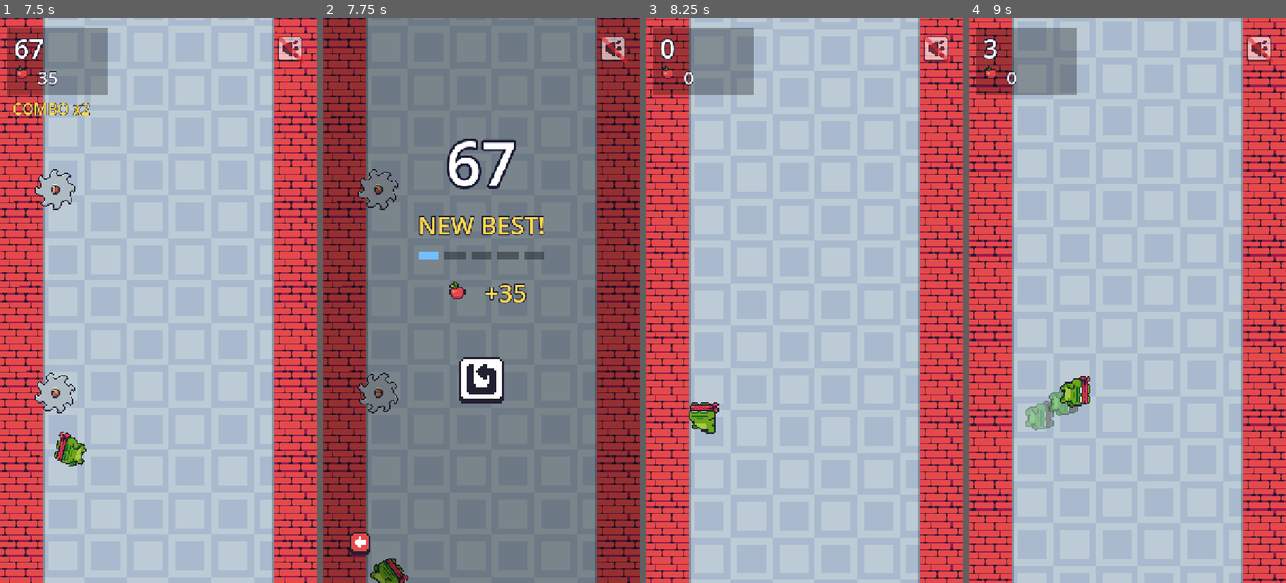
Above: before the commit, frames 1-4 (left to right).
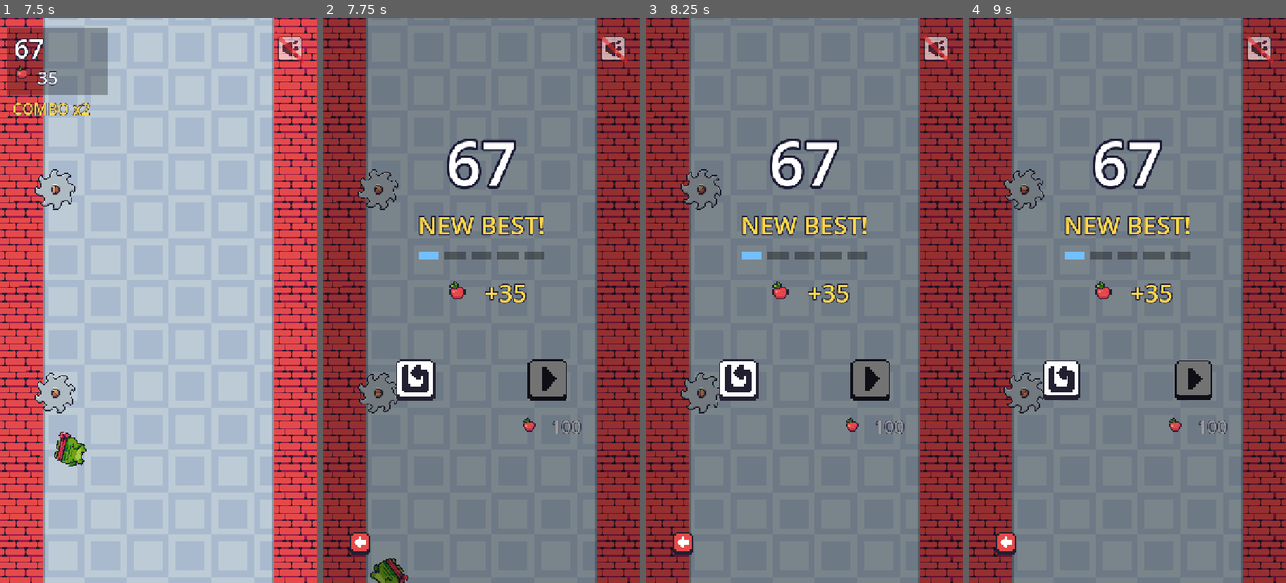
Above: after the commit, the same moments.

Repository: 1mlucas/WallHop
Game: Godot game, scene res://scenes/main.tscn
Same seed, same stepped clock (60 frames per second), same inputs: the game is played once before the commit and once after it.
Inputs (mouse positions are in pixels of both pictures, inside the frame that each line leads up to):
- Up to frame 1 (7.5 s): tap Enter at 0.5, 5.85 s; move the mouse to (228, 272) at 0.52 s; hold Right 0.53-1.28 s; tap C at 0.6, 2.3, 2.85, 4.55, 6.6 s; click (228, 272) at 0.67 s; tap Space at 0.77, 1.52, 3.02, 3.77, 4.52, 6.02, 6.77 s; tap Backspace at 0.8, 1.35, 3.05, 3.6, 5.3, 7.35 s; move the mouse to (95, 328) at 1.27 s; hold Left 1.28-2.03 s; click (95, 328) at 1.42 s; tap B at 1.55, 2.1, 3.8, 5.1, 6.05 s; move the mouse to (190, 176) at 2.02 s; hold Right 2.03-3.53 s; click (190, 176) at 2.17 s; move the mouse to (142, 413) at 2.77 s; click (142, 413) at 2.92 s; move the mouse to (253, 385) at 3.52 s; hold Left 3.53-5.78 s; click (253, 385) at 3.67 s; tap Escape at 4.15 s; move the mouse to (63, 215) at 4.27 s; tap M at 4.35 s; click (63, 215) at 4.42 s; move the mouse to (174, 300) at 5.02 s; click (174, 300) at 5.17 s; move the mouse to (110, 159) at 5.77 s; hold Right from 5.78 s (still down); click (110, 159) at 5.92 s; move the mouse to (228, 272) at 6.52 s; click (228, 272) at 6.67 s; move the mouse to (95, 328) at 7.27 s; click (95, 328) at 7.42 s
- Up to frame 2 (7.75 s): keep holding Right; tap Space at 7.52 s
- Up to frame 3 (8.25 s): move the mouse to (836, 176) at 8.02 s; release Right at 8.03 s; hold Left from 8.03 s (still down); tap B at 8.1 s; click (836, 176) at 8.17 s
- Up to frame 4 (9 s): keep holding Left; move the mouse to (1111, 413) at 8.77 s; tap C at 8.85 s; click (1111, 413) at 8.92 s

Frame 1 is identical in both runs. In frame 2, 2.6% of the frame differs, in the area x 23-82%, y 60-74%; in frame 3, 96%, in the area x 0-100%, y 0-100%; in frame 4, 96%.

Commit message:
feat: continue after game over, paid with fruit points
- game over shows restart and continue (with price); taps elsewhere do nothing
- continue costs 100 then 250, max 2 per run; keeps score, zone and distance
- screen is cleared, breather, 1.5 s blinking protection
- fruit points are banked once per point even if the run dies again
- save_enabled test hook so tests never touch the real save

Co-Authored-By: Claude Opus 5.5 <noreply@anthropic.com>

Diff:
--- a/scripts/main.gd
+++ b/scripts/main.gd
@@ -38,6 +38,12 @@
 const BUY_RECT := Rect2(W * 0.5 - 200.0, PICK_Y + 85.0, 400.0, 90.0)
 const BACK_RECT := Rect2(24.0, H - 150.0, 120.0, 120.0)
 const GOLD := Color(1, 0.85, 0.3)
+# Game over buttons (centres); each button reacts inside a square of BUTTON_SIZE.
+const OVER_BUTTONS_Y := 820.0
+const BUTTON_SIZE := 200.0
+# Continue: fruit-point price of the 1st, 2nd... continue in one run. Its size is the limit.
+const CONTINUE_COSTS: Array[int] = [100, 250]
+const INVULN_TIME := 1.5 # seconds of protection after a continue
 const TRAIL_EVERY := 0.03
 # Middle fruit trails: fruit stays out of reach of a player holding a wall.
 const TRAIL_HALF_WIDTH := 150.0
@@ -72,8 +78,13 @@
 var shake := 0.0
 var dead_vel := 0.0
 var tap_lock_until := 0
+var continues_used := 0
+var banked := 0 # fruit points of this run already added to the wallet
+var invuln := 0.0
 ## Test hook: when true, hits are counted instead of killing the player.
 var god_mode := false
+## Test hook: when false, nothing is written to the save file.
+var save_enabled := true
 var god_hits := 0
 
 var bg: TextureRect
@@ -128,6 +139,9 @@
 var price_label: Label
 var wallet_label: Label
 var earned_label: Label
+var restart_icon: Sprite2D
+var continue_icon: Sprite2D
+var continue_cost_label: Label
 
 var sfx := {}
 var music: AudioStreamPlayer
@@ -388,7 +402,10 @@
 	over_dots = _zone_dots(over_screen, 530.0)
 	earned_label = _icon_row(over_screen, apple_tex, 3.0, 56, Vector2(0, 575))
 	earned_label.add_theme_color_override("font_color", GOLD)
-	_pulse_icon(over_screen, "res://assets/art/btn_restart.png", Vector2(W * 0.5, 820.0), 5.0)
+	restart_icon = _pulse_icon(over_screen, "res://assets/art/btn_restart.png", Vector2(W * 0.5, OVER_BUTTONS_Y), 4.5)
+	continue_icon = _pulse_icon(over_screen, "res://assets/art/btn_play.png", Vector2(W * 0.5, OVER_BUTTONS_Y), 4.5)
+	continue_cost_label = _icon_row(over_screen, apple_tex, 2.2, 40, Vector2(0, OVER_BUTTONS_Y + 70.0))
+	continue_cost_label.add_theme_color_override("font_color", GOLD)
 	var back := Sprite2D.new()
 	back.texture = load("res://assets/art/btn_back.png")
 	back.scale = Vector2(S, S) * 1.2
@@ -562,7 +579,7 @@
 
 
 func _save() -> void:
-	if god_mode:
+	if god_mode or not save_enabled:
 		return
 	var cfg := ConfigFile.new()
 	cfg.set_value("game", "best", best)
@@ -605,6 +622,10 @@
 	combo = 0
 	fruit_count = 0
 	fruit_points = 0
+	banked = 0
+	continues_used = 0
+	invuln = 0.0
+	player.modulate.a = 1.0
 	score = 0
 	speed = BASE_SPEED
 	buffered = false
@@ -699,9 +720,84 @@
 	if is_best:
 		best = score
 	best_zone = maxi(best_zone, zone)
-	wallet += fruit_points
+	wallet += fruit_points - banked
+	banked = fruit_points
 	_save()
 	get_tree().create_timer(0.7).timeout.connect(_show_game_over.bind(is_best))
+
+
+## Restart on the left, continue (with its price) on the right. Without any
+## continue left, restart sits alone in the middle.
+func _layout_over_buttons() -> void:
+	var cost := continue_cost()
+	var cost_row := continue_cost_label.get_parent() as HBoxContainer
+	continue_icon.visible = cost >= 0
+	cost_row.visible = cost >= 0
+	if cost < 0:
+		restart_icon.position.x = W * 0.5
+		return
+	restart_icon.position.x = W * 0.5 - 150.0
+	continue_icon.position.x = W * 0.5 + 150.0
+	# Centre the price under the continue icon (the row spans the screen width).
+	cost_row.position.x = 150.0
+	continue_cost_label.text = str(cost)
+	var can_pay := wallet >= cost
+	continue_icon.modulate = Color.WHITE if can_pay else Color(0.45, 0.45, 0.45)
+	continue_cost_label.add_theme_color_override("font_color", GOLD if can_pay else Color(0.6, 0.6, 0.6))
+
+
+func _button_rect(icon: Sprite2D) -> Rect2:
+	return Rect2(icon.position - Vector2.ONE * BUTTON_SIZE * 0.5, Vector2.ONE * BUTTON_SIZE)
+
+
+## Price of the next continue in this run, or -1 if no continue is left.
+func continue_cost() -> int:
+	if continues_used >= CONTINUE_COSTS.size():
+		return -1
+	return CONTINUE_COSTS[continues_used]
+
+
+## Pays for a continue and resumes the run where it ended. Returns true on success.
+func try_continue() -> bool:
+	var cost := continue_cost()
+	if mode != Mode.DEAD or cost < 0 or wallet < cost:
+		return false
+	wallet -= cost
+	continues_used += 1
+	_save()
+	_revive()
+	return true
+
+
+## Back into the same run: same score, zone and distance; the screen is cleared,
+## the next hazards come after a breather and the player is briefly protected.
+func _revive() -> void:
+	for c in world.get_children():
+		c.queue_free()
+	since_row = -BREATHER
+	combo = 0
+	combo_label.visible = false
+	flying = false
+	buffered = false
+	player.rotation = 0.0
+	player.position = Vector2(_cling_x(on_left), PLAYER_Y)
+	player.flip_h = not on_left
+	player.play("wall")
+	invuln = INVULN_TIME
+	mode = Mode.PLAY
+	over_screen.visible = false
+	dim.visible = false
+	hud.visible = true
+	_play_music(music_level)
+
+
+func _on_continue_pressed() -> void:
+	if Time.get_ticks_msec() < tap_lock_until or not continue_icon.visible:
+		return
+	if try_continue():
+		_sfx("highscore")
+	else:
+		_sfx("hit")
 
 
 func _show_game_over(is_best: bool) -> void:
@@ -716,6 +812,7 @@
 	(over_best_label.get_parent() as Control).visible = not is_best
 	_fill_zone_dots(over_dots, zone)
 	earned_label.text = "+%d" % fruit_points
+	_layout_over_buttons()
 	over_screen.visible = true
 	if is_best:
 		_sfx("highscore")
@@ -735,8 +832,13 @@
 			if mode == Mode.TITLE and _picker_click(mb.position):
 				get_viewport().set_input_as_handled()
 				return
-			if mode == Mode.DEAD and BACK_RECT.has_point(mb.position):
-				_back_to_title()
+			if mode == Mode.DEAD:
+				if BACK_RECT.has_point(mb.position):
+					_back_to_title()
+				elif continue_icon.visible and _button_rect(continue_icon).has_point(mb.position):
+					_on_continue_pressed()
+				elif _button_rect(restart_icon).has_point(mb.position):
+					_on_tap()
 				get_viewport().set_input_as_handled()
 				return
 			pressed = true
@@ -748,6 +850,9 @@
 				return
 			if mode == Mode.DEAD and (k.keycode == KEY_ESCAPE or k.keycode == KEY_BACKSPACE):
 				_back_to_title()
+				return
+			if mode == Mode.DEAD and k.keycode == KEY_C:
+				_on_continue_pressed()
 				return
 			if mode == Mode.TITLE:
 				match k.keycode:
@@ -869,6 +974,7 @@
 	_scroll(speed, delta)
 	score = int(meters()) + fruit_points
 	score_label.text = str(score)
+	_update_invuln(delta)
 
 	var z := Zones.index_at(meters())
 	if z != zone:
@@ -908,10 +1014,18 @@
 		if h.touches(player.position, PLAYER_R):
 			if h.kind == "fruit":
 				_collect(h)
-			elif h.is_deadly():
+			elif h.is_deadly() and invuln <= 0.0:
 				_die()
 				if mode != Mode.PLAY:
 					return
+
+
+## Blinks the player while the post-continue protection lasts.
+func _update_invuln(delta: float) -> void:
+	if invuln <= 0.0:
+		return
+	invuln = maxf(0.0, invuln - delta)
+	player.modulate.a = 1.0 if invuln <= 0.0 or int(invuln * 10.0) % 2 == 0 else 0.35
 
 
 func _update_dead(delta: float) -> void:
